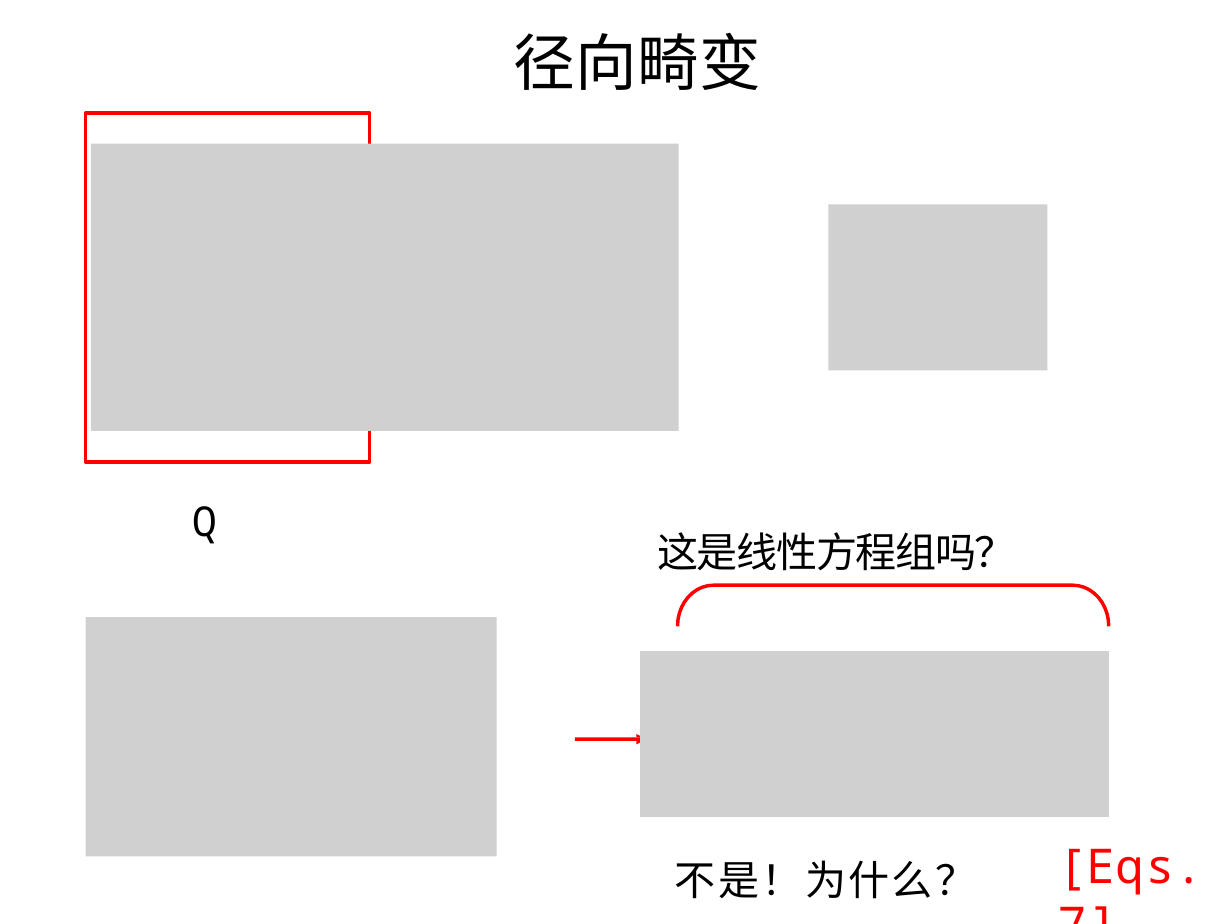
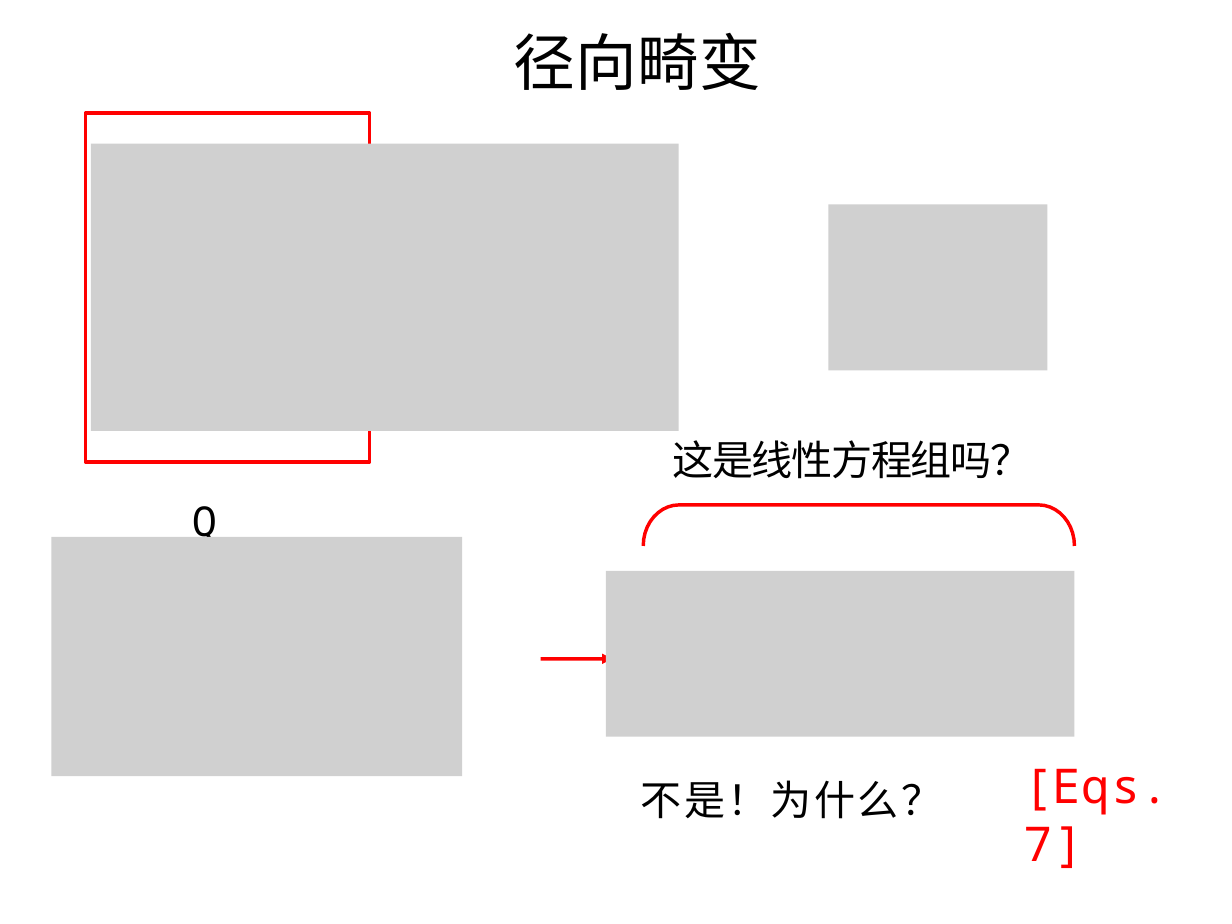
Before and after one commit to evenhax/translation_and_refining_for_cs231a, a slide deck: slide 42 of PPT231a_trans_and_refine/中文矫正版/lecture3_camera_calibration - 副本.pptx. Drawn at 1232x924 pixels with LibreOffice and Linux fonts; fonts in the diff are those of the drawing; grey boxes stand for pictures. Boxes give left, top, right and bottom in pixels: in the first picture for what was removed or moved away, otherwise in the second. Text is boxed around its words. In the diff, an @@ line names an element or a change of style, - is before the commit and + after.

```diff
--- a/PPT231a_trans_and_refine/中文矫正版/lecture3_camera_calibration - 副本.pptx
+++ b/PPT231a_trans_and_refine/中文矫正版/lecture3_camera_calibration - 副本.pptx
@@ text "这是线性方程组吗？": place and size @@
-text "这是线性方程组吗？" at [657,532,1016,571]
+text "这是线性方程组吗？" at [672,440,1031,479]
@@ 2 texts, 2 freeform shapes, 2 pictures: place and size @@
-2 texts, 2 freeform shapes, 2 pictures at [86,585,1204,899]
+2 texts, 2 freeform shapes, 2 pictures at [52,505,1169,868]
```
Also in this commit, not shown: 17 other slides changed, 1 slide added, 1 slide removed, 5 other files.
